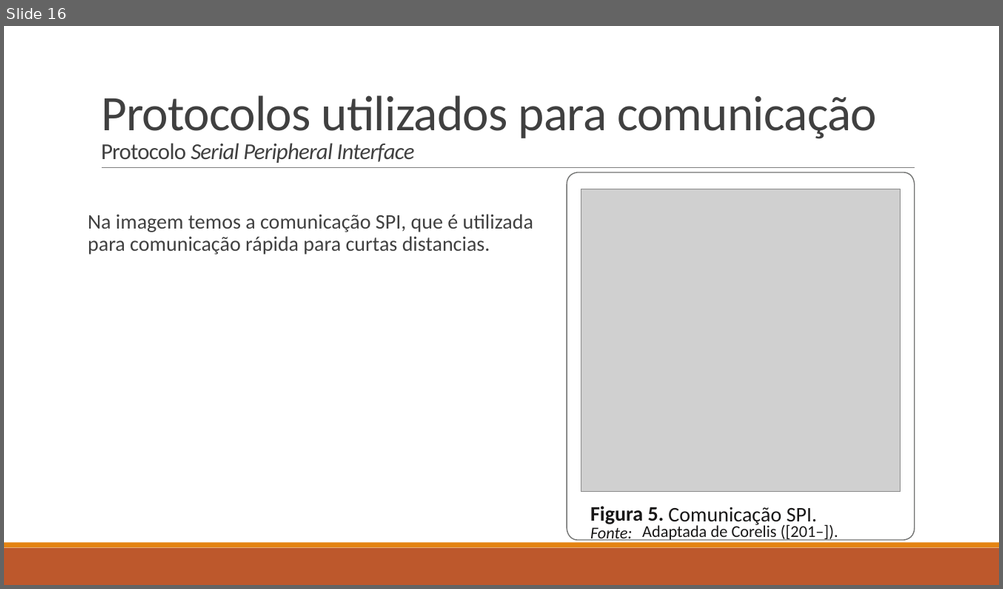
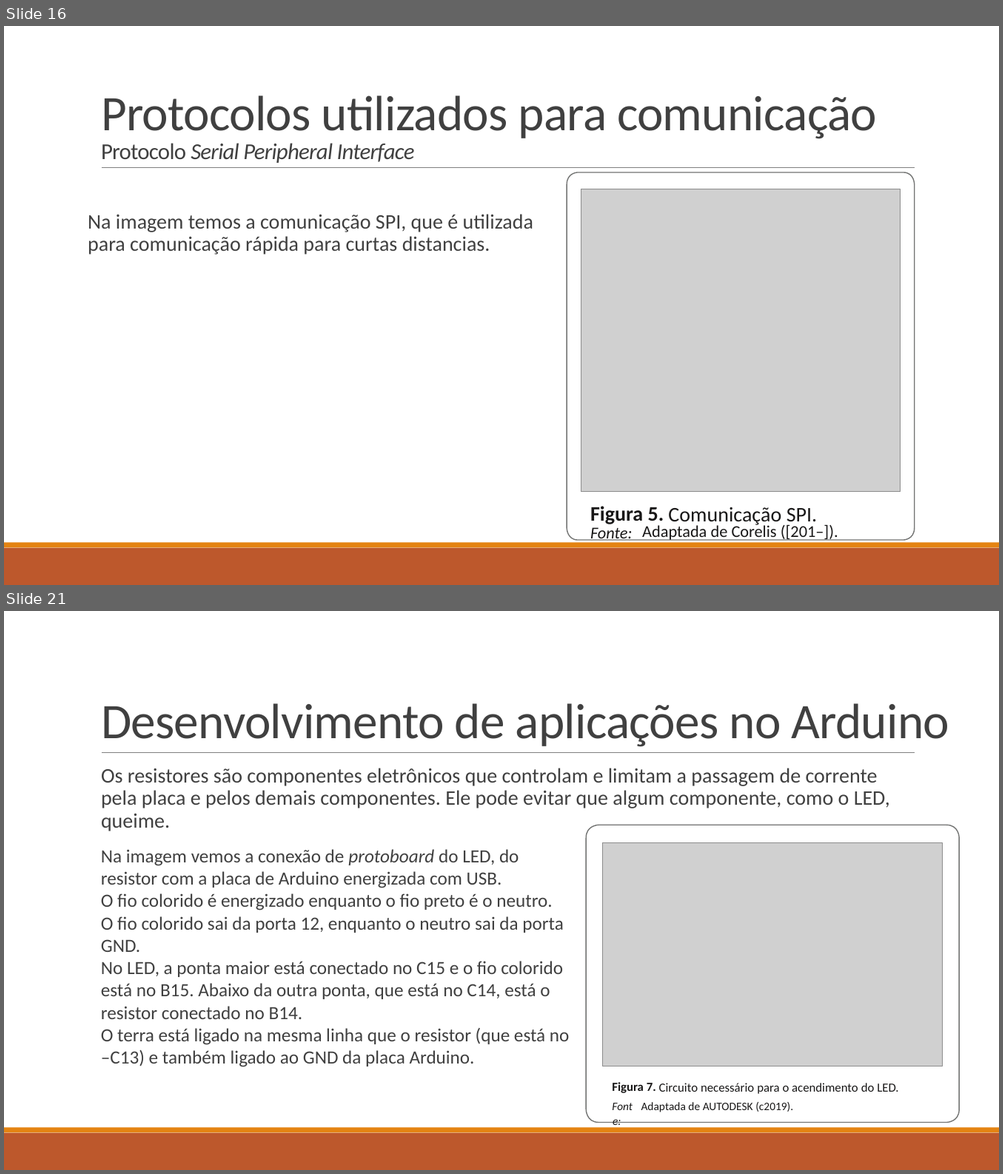
Before and after one commit to LucasHerculanoAmaro/Minhas-Aulas, a slide deck: Eugenio Mariz de Oliveira Netto/Programação de Aplicativos Mobile II/Aula 9/Introdução à Internet das Coisas na plataforma Arduíno.pptx. Shown one above the other, each under a label of ours: slide 16 before the commit, slides 16 and 21 after it; the slides between them are not shown. The pictures are 1003x589 and 1003x1174 pixels, drawn with LibreOffice and Linux fonts; fonts in the diff are those of the drawing; grey boxes stand for pictures. Boxes give left, top, right and bottom in pixels: in the first picture for what was removed or moved away, otherwise in the second. Text is boxed around its words. In the diff, an @@ line names an element or a change of style, - is before the commit and + after.

```diff
--- a/Eugenio Mariz de Oliveira Netto/Programação de Aplicativos Mobile II/Aula 9/Introdução à Internet das Coisas na plataforma Arduíno.pptx
+++ b/Eugenio Mariz de Oliveira Netto/Programação de Aplicativos Mobile II/Aula 9/Introdução à Internet das Coisas na plataforma Arduíno.pptx
@@ slide 21 added at bbox=[4, 611, 999, 1170], background #FFFFFF; not listed: 3 template elements that a slide beside it also shows @@
@@ title added at bbox=[101, 703, 949, 747], 48 pt, text #404040 @@
+Desenvolvimento de aplicações no Arduino
@@ text added at bbox=[101, 768, 890, 832], 20 pt, text #404040 @@
+  Os resistores são componentes eletrônicos que controlam e limitam a passagem de corrente pela placa e pelos demais componentes. Ele pode evitar que algum componente, como o LED, queime.
@@ text added at bbox=[101, 849, 569, 1068], 18 pt, text #404040 @@
+Na imagem vemos a conexão de protoboard do LED, do resistor com a placa de Arduino energizada com USB.
+O fio colorido é energizado enquanto o fio preto é o neutro.
+O fio colorido sai da porta 12, enquanto o neutro sai da porta GND.
+No LED, a ponta maior está conectado no C15 e o fio colorido está no B15. Abaixo da outra ponta, que está no C14, está o resistor conectado no B14.
+O terra está ligado na mesma linha que o resistor (que está no –C13) e também ligado ao GND da placa Arduino.
@@ group added at bbox=[586, 825, 959, 1123]: 4 texts, 1 freeform shape, 1 picture @@
+Figura 7.
+Circuito necessário para o acendimento do LED.
+Fonte:
+Adaptada de AUTODESK (c2019).
```
Also in this commit, not shown: 5 other slides added.
